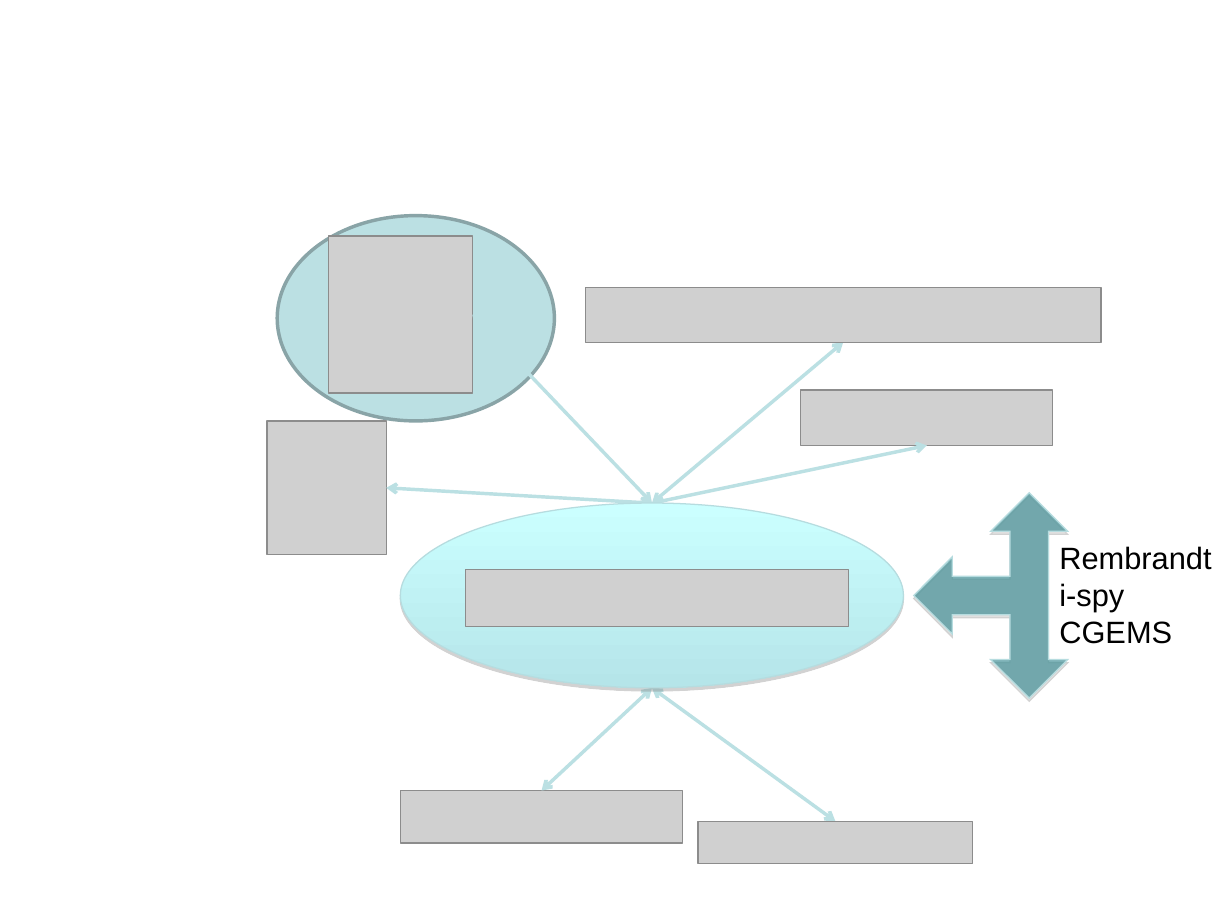
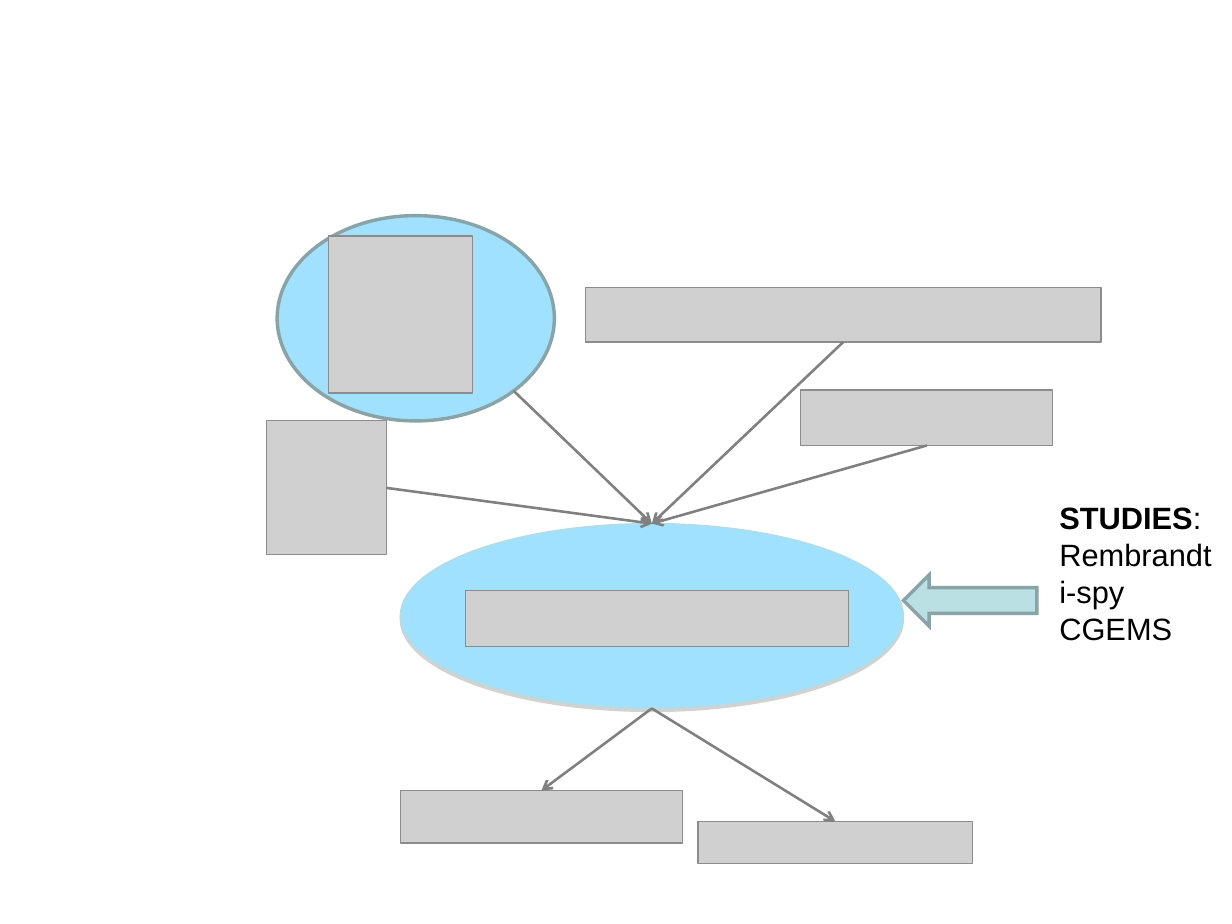
Before and after one commit to NCIP/caarray-docs, a slide deck: slide 4 of project_management/open_meetings/caArray User Community Meeting 2009.09.02.ppt. Drawn at 1232x924 pixels with LibreOffice and Linux fonts; fonts in the diff are those of the drawing; grey boxes stand for pictures; background and template pictures are left out. Boxes give left, top, right and bottom in pixels: in the first picture for what was removed or moved away, otherwise in the second. Text is boxed around its words. In the diff, an @@ line names an element or a change of style, - is before the commit and + after.

Commit message:
Corrected caIntegrator2 diagram and included Zhong's slide.

```diff
--- a/project_management/open_meetings/caArray User Community Meeting 2009.09.02.ppt
+++ b/project_management/open_meetings/caArray User Community Meeting 2009.09.02.ppt
@@ ellipse at bbox=[277, 216, 554, 421]: fill #BBE0E3 to #9FE1FF @@
@@ double arrow moved from (843, 342) - (652, 503) to (843, 342) - (652, 524) @@
@@ double arrow (843, 342) - (652, 524): double arrow to arrow; stroke #BBE0E3 2.01 pt to #808080 1.5 pt @@
@@ double arrow moved from (472, 314) - (652, 503) to (514, 391) - (652, 524) @@
@@ double arrow (514, 391) - (652, 524): double arrow to arrow; stroke #BBE0E3 2.01 pt to #808080 1.5 pt @@
@@ double arrow moved from (926, 446) - (652, 503) to (926, 446) - (652, 524) @@
@@ double arrow (926, 446) - (652, 524): double arrow to arrow; stroke #BBE0E3 2.01 pt to #808080 1.5 pt @@
@@ double arrow moved from (387, 488) - (652, 503) to (386, 488) - (652, 524) @@
@@ double arrow (386, 488) - (652, 524): double arrow to arrow; stroke #BBE0E3 2.01 pt to #808080 1.5 pt @@
@@ freeform shape removed at bbox=[914, 493, 1068, 699] @@
@@ text "STUDIES:": place and size @@
-text "STUDIES:" at bbox=[1059, 546, 1211, 644]
+text "STUDIES:" at bbox=[1059, 507, 1211, 641]
@@ text at bbox=[1059, 507, 1201, 530]: paragraph added @@
+STUDIES:
@@ ellipse: place and size @@
-ellipse at bbox=[400, 503, 903, 687]
+ellipse at bbox=[400, 524, 903, 708]
@@ ellipse at bbox=[400, 524, 903, 708]: fill gradient #CBFFFF to #B5E5E9 to #9FE1FF @@
@@ picture: place and size @@
-picture at bbox=[466, 570, 849, 627]
+picture at bbox=[466, 590, 849, 647]
@@ left arrow added at bbox=[903, 575, 1036, 627], fill #BBE0E3, outline #89A4A7 2.01 pt @@
@@ double arrow moved from (542, 791) - (652, 687) to (652, 708) - (541, 791) @@
@@ double arrow (652, 708) - (541, 791): double arrow to arrow; stroke #BBE0E3 2.01 pt to #808080 1.5 pt @@
@@ double arrow moved from (835, 822) - (652, 687) to (652, 708) - (835, 822) @@
@@ double arrow (652, 708) - (835, 822): double arrow to arrow; stroke #BBE0E3 2.01 pt to #808080 1.5 pt @@
```
Also in this commit, not shown: 2 other slides changed.
